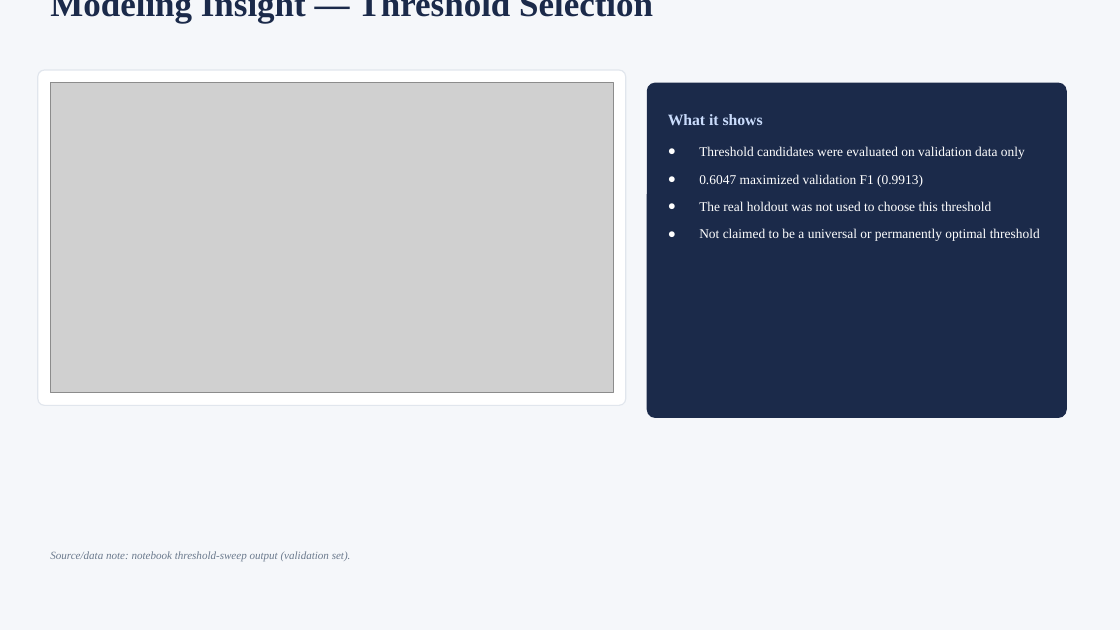
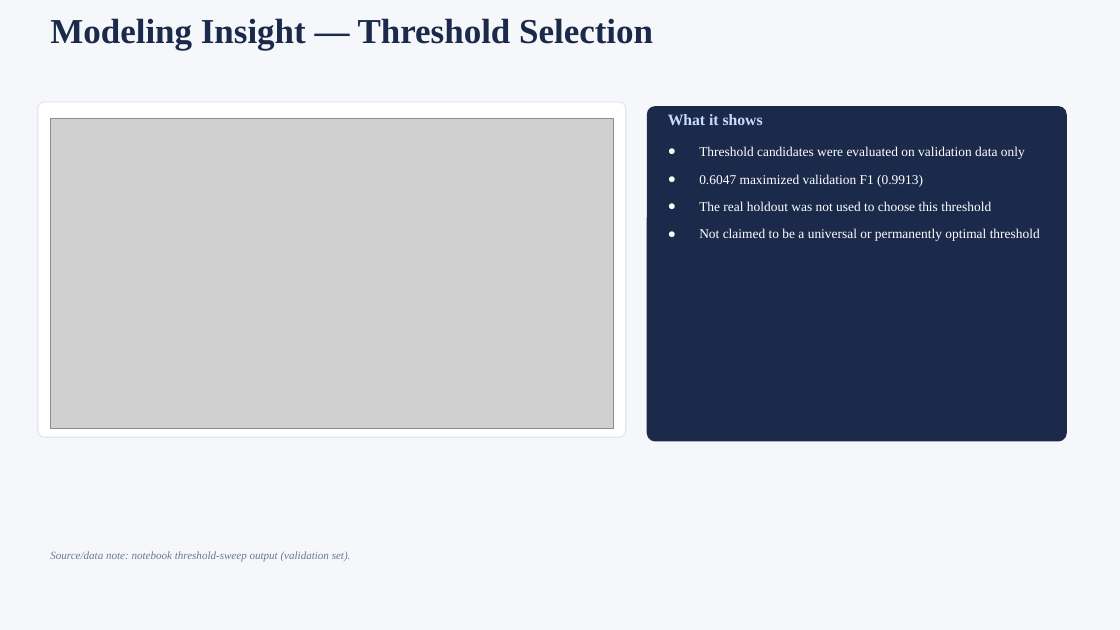
Before and after one commit to group2DS/job-scam-detection, a slide deck: slide 12 of docs/Job-Scam-Detection-presentation.pptx (slide 11 before the commit). Drawn at 1120x630 pixels with LibreOffice and Linux fonts; fonts in the diff are those of the drawing; grey boxes stand for pictures. Boxes give left, top, right and bottom in pixels: in the first picture for what was removed or moved away, otherwise in the second. Text is boxed around its words. In the diff, an @@ line names an element or a change of style, - is before the commit and + after.

```diff
--- a/docs/Job-Scam-Detection-presentation.pptx
+++ b/docs/Job-Scam-Detection-presentation.pptx
@@ text "Modeling Insight — Threshold Selection" rewrapped from (50,0,653,24) to (50,18,653,50) @@
@@ rounded rectangle: place and size @@
-rounded rectangle at (38,70,626,405)
+rounded rectangle at (38,102,626,437)
@@ picture: place and size @@
-picture at (50,82,613,392)
+picture at (50,118,613,429)
@@ rounded rectangle: place and size @@
-rounded rectangle at (647,82,1067,418)
+rounded rectangle at (647,106,1067,441)
```
Also in this commit, not shown: 2 other slides changed, 2 slides added, 2 slides removed.
